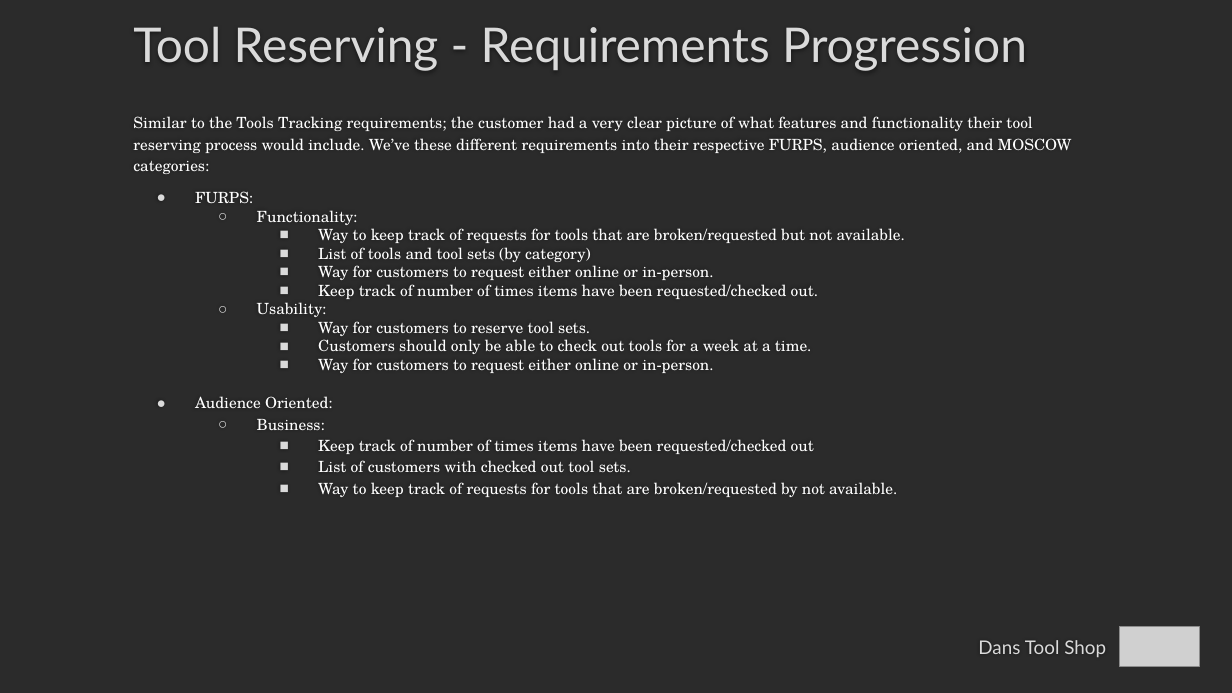
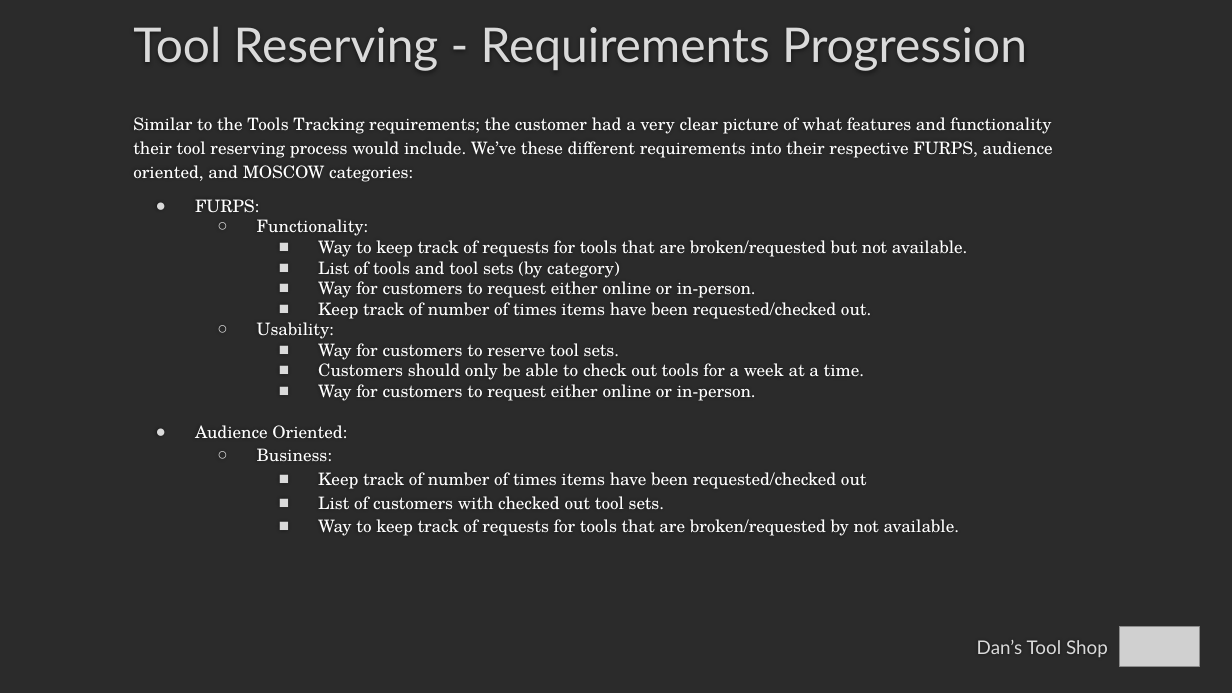
Before and after one commit to brcallister/cs3450-Tools-Co-op, a slide deck: slide 17 of Presentation/3450presentation.pptx. Drawn at 1232x693 pixels with LibreOffice and Linux fonts; fonts in the diff are those of the drawing; grey boxes stand for pictures; background and template pictures are left out; a plain dark background stands for a picture behind light text. Boxes give left, top, right and bottom in pixels: in the first picture for what was removed or moved away, otherwise in the second. Text is boxed around its words. In the diff, an @@ line names an element or a change of style, - is before the commit and + after.

```diff
--- a/Presentation/3450presentation.pptx
+++ b/Presentation/3450presentation.pptx
@@ subtitle "Similar to the Tools Tracking ..." at box(133, 117, 1053, 536): size 9 to 10 pt; indent changed @@
@@ title at box(977, 640, 1108, 657): text changed @@
-Dans Tool Shop
+Dan’s Tool Shop
```
Also in this commit, not shown: 22 other slides changed.
